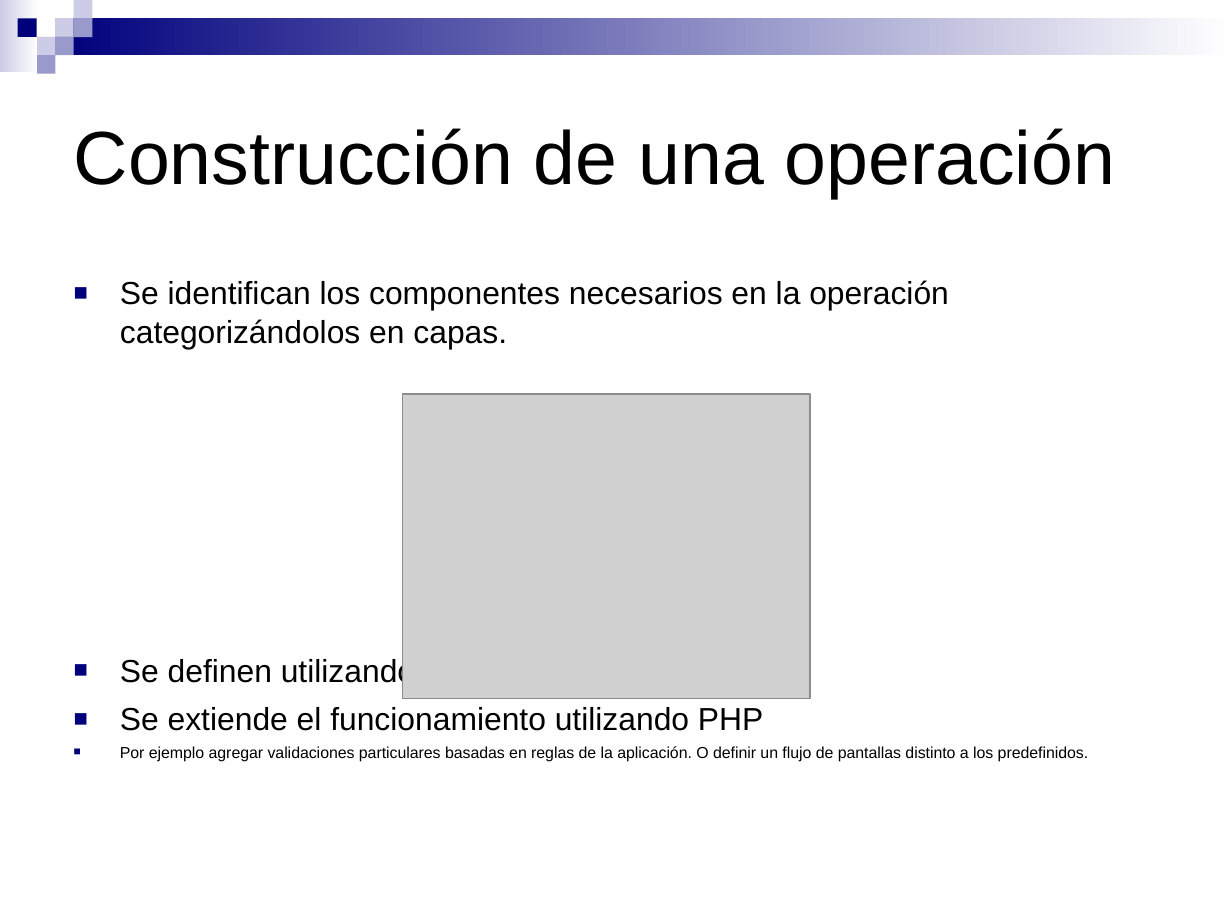
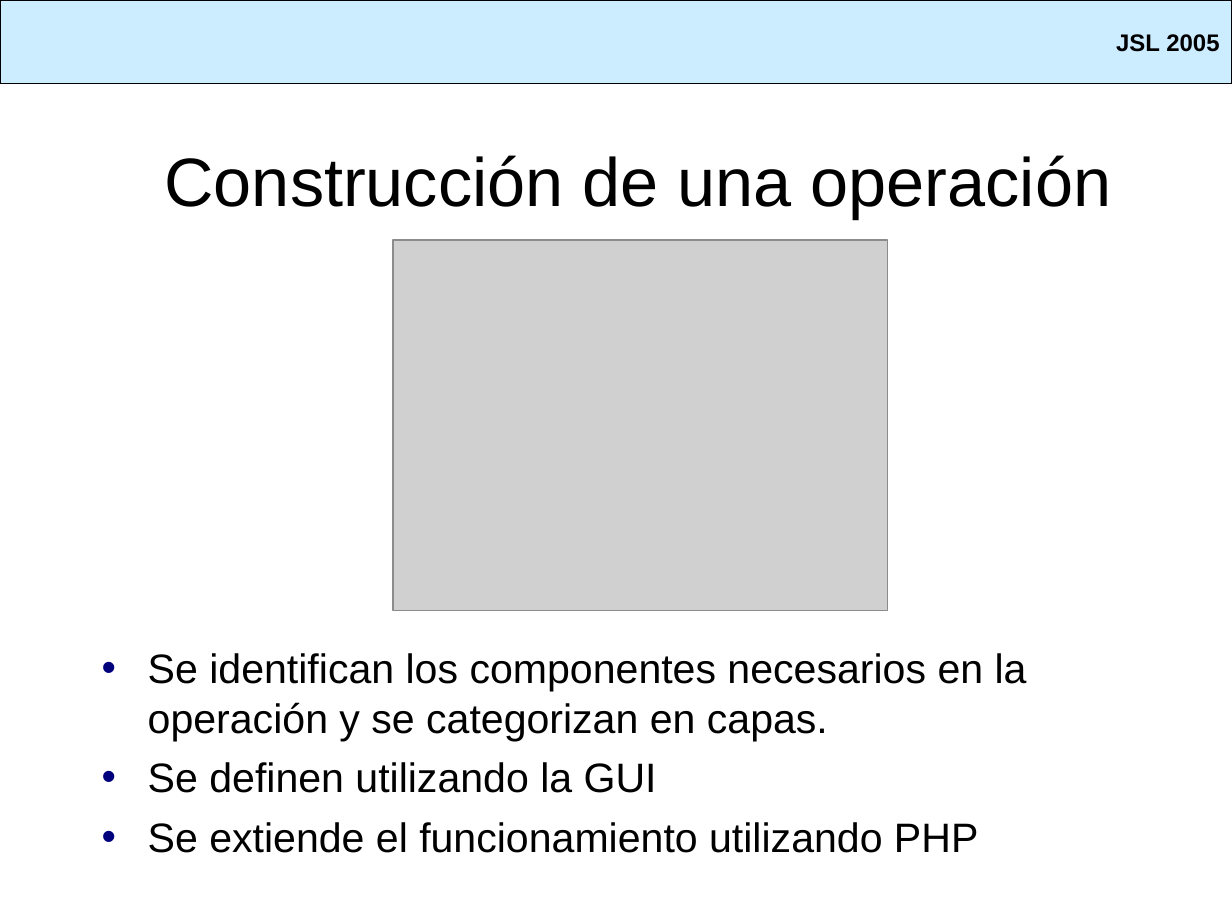
Before and after one commit to SIU-Toba/framework, a slide deck: slide 7 of doc/presentacion/Jornadas JAIIO.ppt. Drawn at 1232x924 pixels with LibreOffice and Linux fonts; fonts in the diff are those of the drawing; grey boxes stand for pictures; background and template pictures are left out. Boxes give left, top, right and bottom in pixels: in the first picture for what was removed or moved away, otherwise in the second. Text is boxed around its words. In the diff, an @@ line names an element or a change of style, - is before the commit and + after.

```diff
--- a/doc/presentacion/Jornadas JAIIO.ppt
+++ b/doc/presentacion/Jornadas JAIIO.ppt
@@ rectangle added at [0,0,1232,84], fill #CCECFF, outline #000000 0.74 pt, 14 pt, text #000000, bold @@
+JSL 2005
@@ group removed at [0,0,1232,74]: 9 rectangles @@
@@ title "Construcción de una operación": place and size @@
-title "Construcción de una operación" at [74,128,1116,198]
+title "Construcción de una operación" at [165,155,1112,218]
@@ title "Construcción de una operación" at [165,155,1112,218]: size 44 to 40 pt; alignment left to centre @@
@@ picture: place and size @@
-picture at [403,394,811,699]
+picture at [393,240,888,611]
@@ text "Se identifican los componentes necesarios ...": place and size @@
-text "Se identifican los componentes necesarios ..." at [120,280,1089,762]
+text "Se identifican los componentes necesarios ..." at [148,653,1027,853]
@@ text at [148,653,1027,741]: text changed; size 18.6 to 24 pt @@
-■ Se identifican los componentes necesarios en la operación categorizándolos en capas.
+• Se identifican los componentes necesarios en la operación y se categorizan en capas.
@@ text at [120,746,1089,762]: paragraph removed @@
-■ Por ejemplo agregar validaciones particulares basadas en reglas de la aplicación. O definir un flujo de pantallas distinto a los predefinidos.
@@ text at [148,762,978,853]: size 18.6 to 24 pt in "Se definen utilizando la GUI", "Se extiende el funcionamiento utilizando PHP"; bullet ■ to • @@
```
Also in this commit, not shown: 5 other slides changed, 2 slides added, 2 slides removed.
